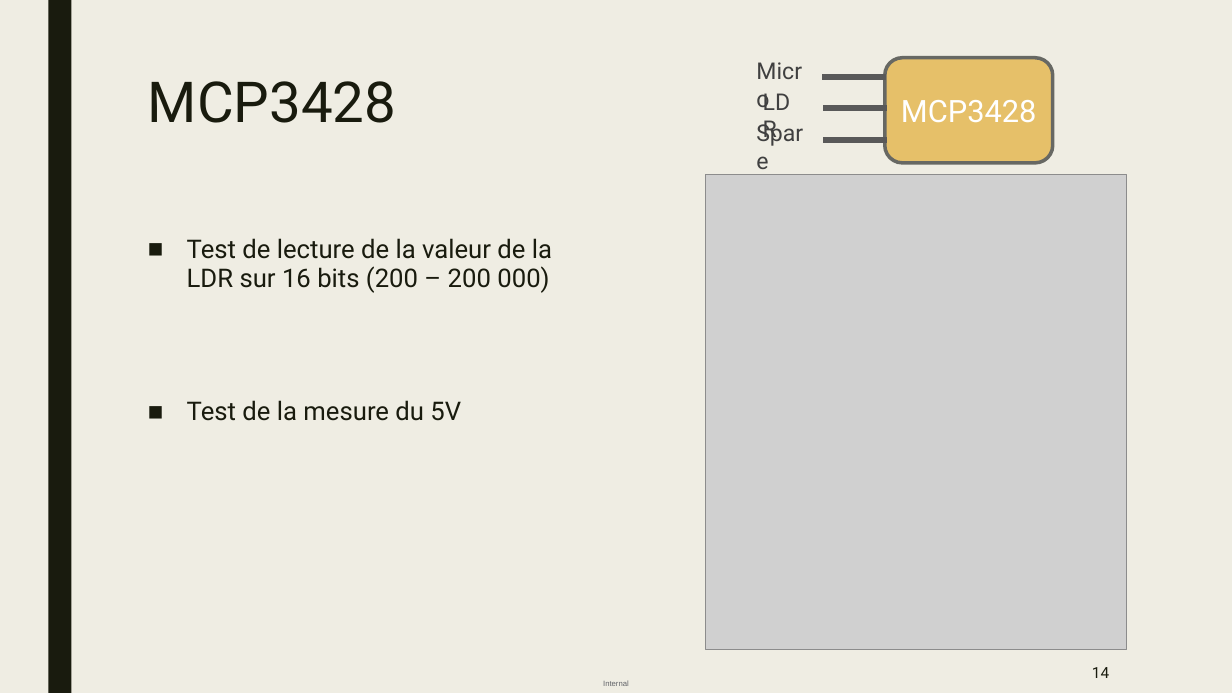
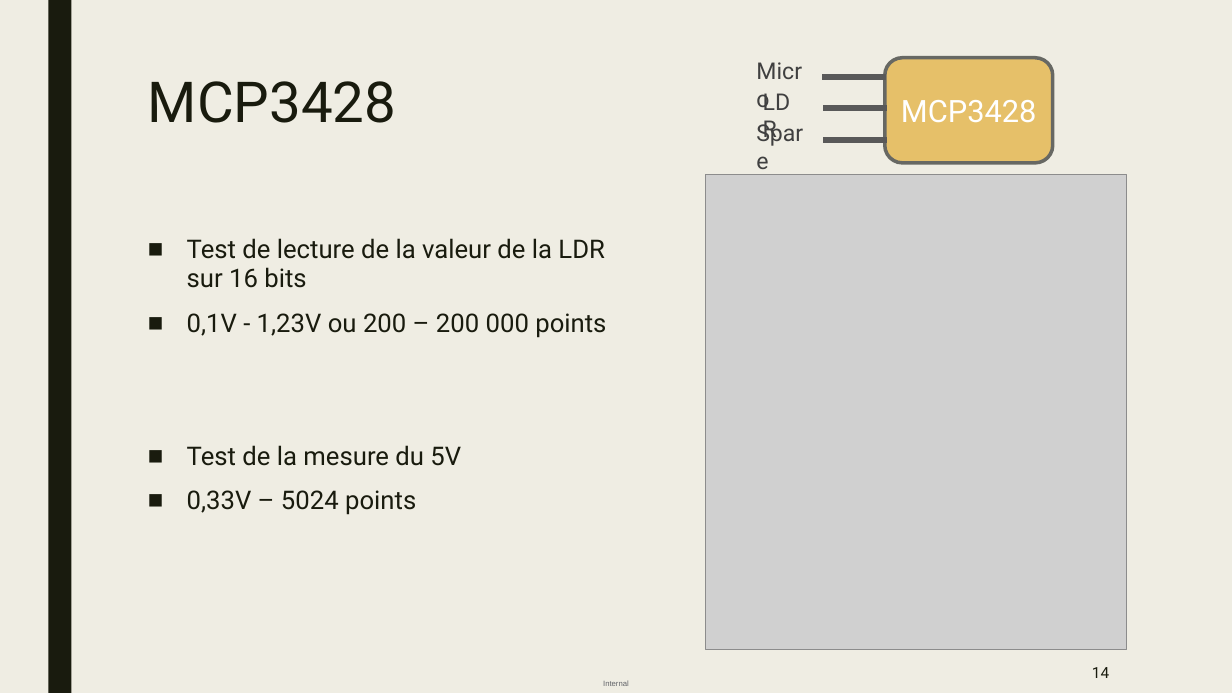
Before and after one commit to antopoid/Projet-frelons, a slide deck: slide 14 of Présentation_soutenance.pptx. Drawn at 1232x693 pixels with LibreOffice and Linux fonts; fonts in the diff are those of the drawing; grey boxes stand for pictures. Boxes give left, top, right and bottom in pixels: in the first picture for what was removed or moved away, otherwise in the second. Text is boxed around its words. In the diff, an @@ line names an element or a change of style, - is before the commit and + after.

```diff
--- a/Présentation_soutenance.pptx
+++ b/Présentation_soutenance.pptx
@@ text at [187, 238, 606, 338]: text changed @@
-■ Test de lecture de la valeur de la LDR sur 16 bits (200 – 200 000)
+■ Test de lecture de la valeur de la LDR sur 16 bits
+■ 0,1V - 1,23V ou 200 – 200 000 points
@@ text at [187, 490, 416, 515]: paragraph added @@
+■ 0,33V – 5024 points
```
Also in this commit, not shown: 4 other slides changed.
